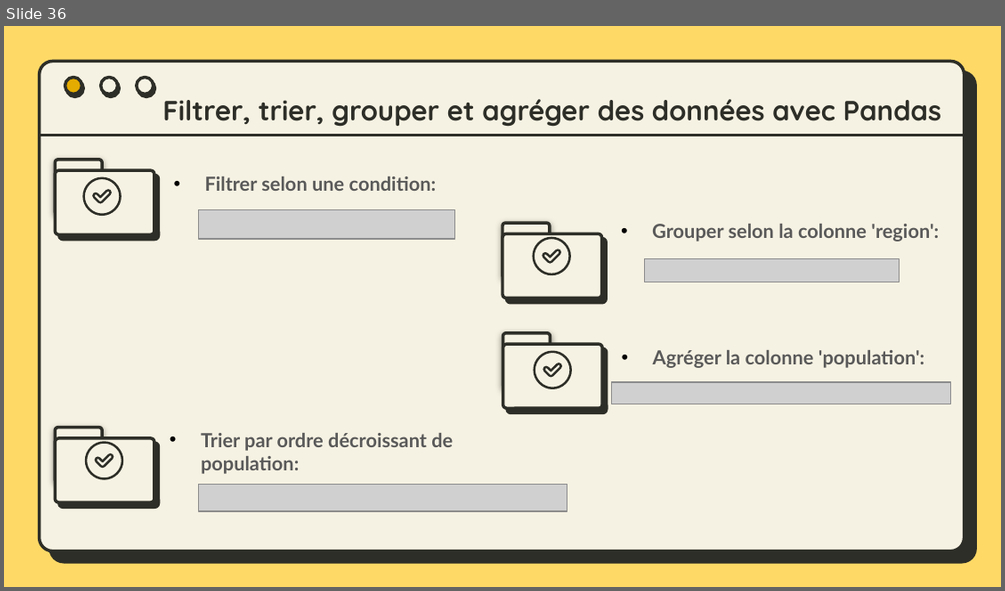
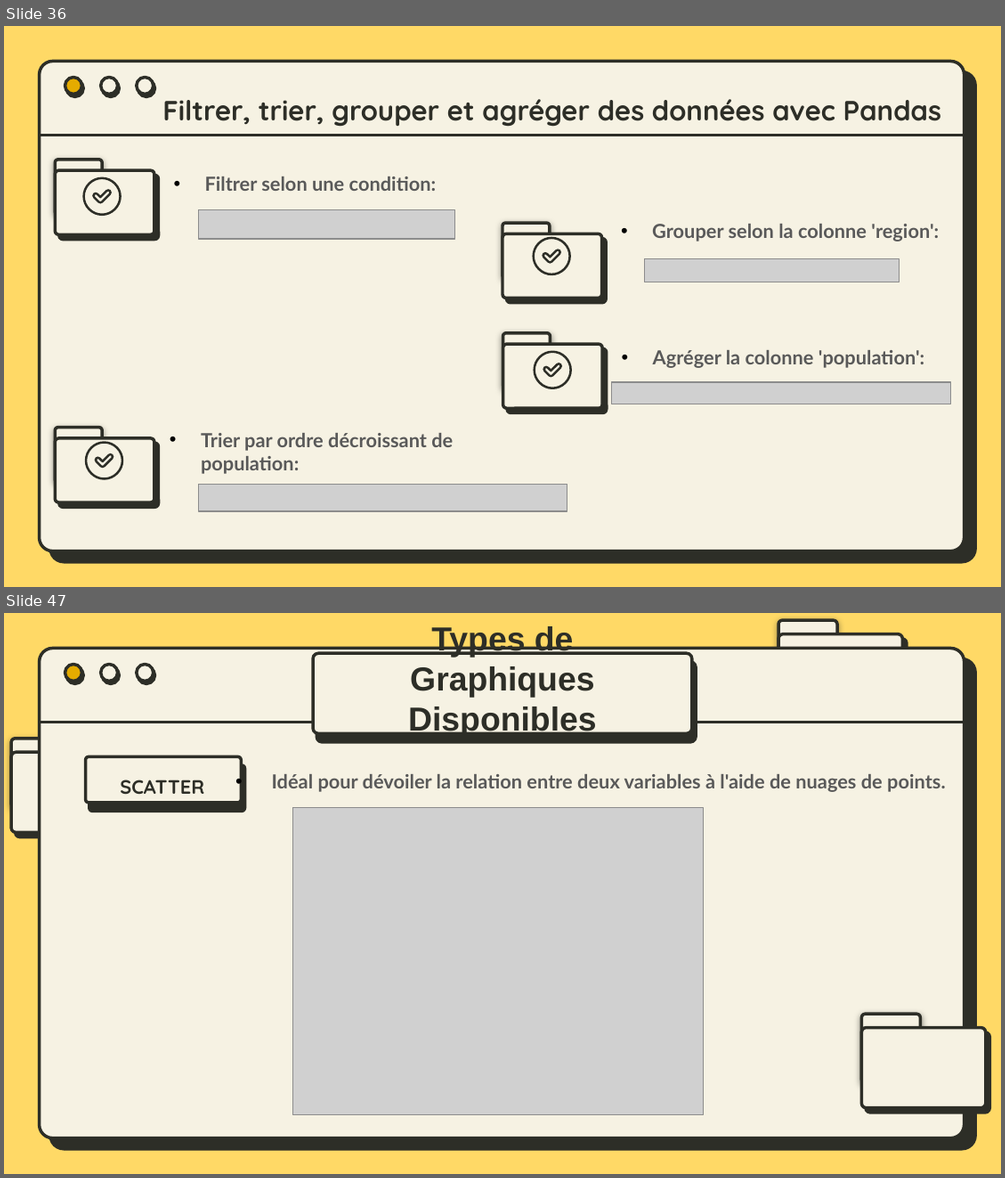
Before and after one commit to bydevmar/Master_MASD_FPO, a slide deck: SEMESTER 1/Modélisation avec Python/M- Pandas/Presentation/Pandas.pptx. Shown one above the other, each under a label of ours: slide 36 before the commit, slides 36 and 47 after it; the slides between them are not shown. The pictures are 1005x591 and 1005x1178 pixels, drawn with LibreOffice and Linux fonts; fonts in the diff are those of the drawing; grey boxes stand for pictures. Boxes give left, top, right and bottom in pixels: in the first picture for what was removed or moved away, otherwise in the second. Text is boxed around its words. In the diff, an @@ line names an element or a change of style, - is before the commit and + after.

```diff
--- a/SEMESTER 1/Modélisation avec Python/M- Pandas/Presentation/Pandas.pptx
+++ b/SEMESTER 1/Modélisation avec Python/M- Pandas/Presentation/Pandas.pptx
@@ slide 47 added at [4, 613, 1001, 1174], background #FFD966; not listed: 5 template elements that a slide beside it also shows @@
@@ text added at [408, 626, 596, 738], 24 pt, text #2D2E27, bold @@
+Types de Graphiques Disponibles
@@ rounded rectangle added at [778, 620, 837, 689], fill #F6F2E3, outline #2D2E27 2.25 pt @@
@@ rounded rectangle added at [778, 634, 902, 714], fill #F6F2E3, outline #2D2E27 2.25 pt @@
@@ rounded rectangle added at [313, 653, 692, 732], fill #F6F2E3, outline #2D2E27 2.25 pt @@
@@ rounded rectangle added at [11, 738, 70, 807], fill #F6F2E3, outline #2D2E27 2.25 pt @@
@@ rounded rectangle added at [11, 753, 135, 832], fill #F6F2E3, outline #2D2E27 2.25 pt @@
@@ rounded rectangle added at [86, 756, 242, 803], fill #F6F2E3, outline #2D2E27 2.25 pt @@
@@ text added at [120, 779, 204, 794], 14 pt, text #2D2E27, bold @@
+SCATTER
@@ text added at [272, 774, 945, 792], 14 pt, text #595959, bold @@
+    • Idéal pour dévoiler la relation entre deux variables à l'aide de nuages de points.
@@ picture added at [293, 807, 703, 1114] @@
@@ rounded rectangle added at [861, 1013, 920, 1083], fill #F6F2E3, outline #2D2E27 2.25 pt @@
@@ rounded rectangle added at [861, 1028, 985, 1108], fill #F6F2E3, outline #2D2E27 2.25 pt @@
```
Also in this commit, not shown: 1 slide changed, 11 other slides added, 1 other file.
